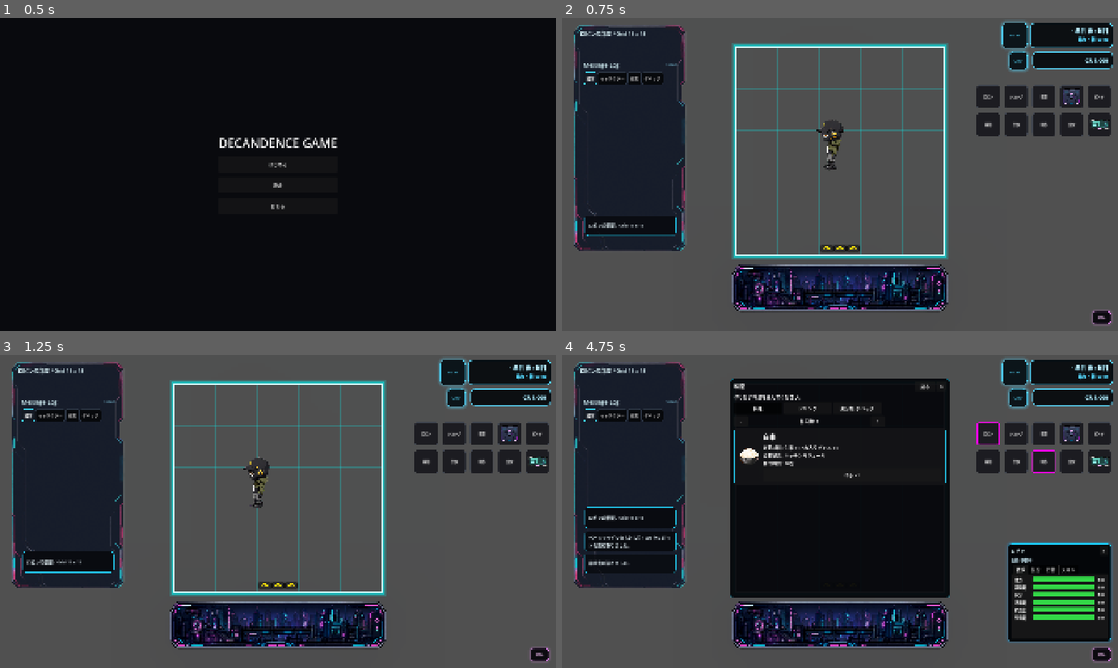
Above: before the commit, frames 1-4 (two rows, left to right).
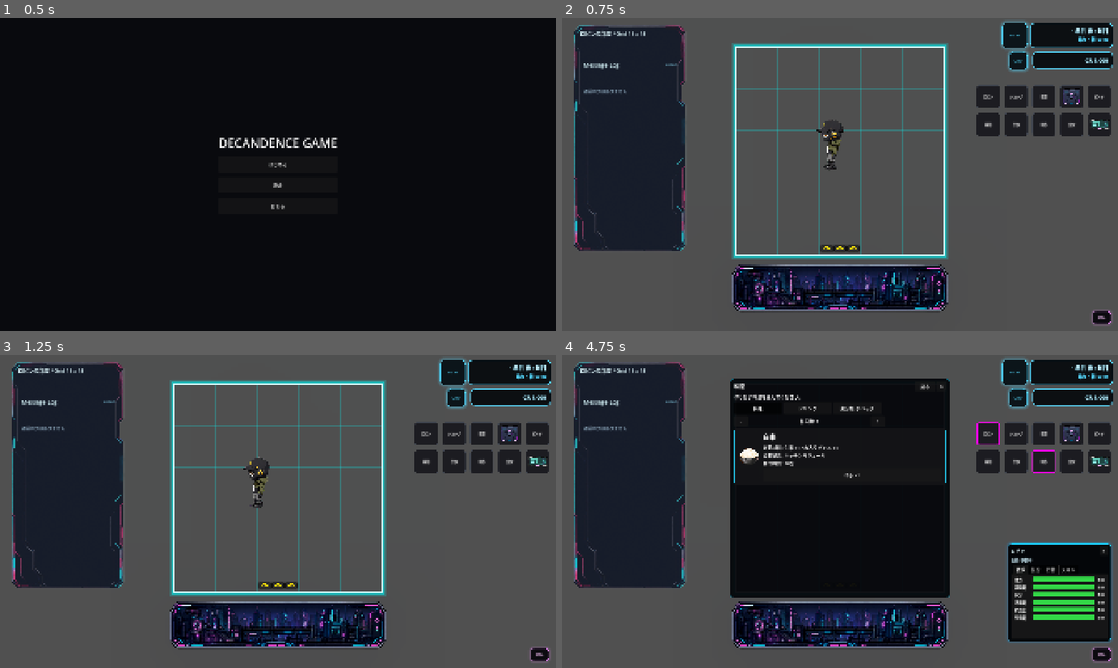
Above: after the commit, the same moments.

Repository: grimoire1089-coder/optimistic
Game: Godot game, scene res://Scenes/Boot/TitleScene.tscn
Two runs of this game, one before a commit and one after it. Both use one fixed random seed, a clock stepped at 60 frames per second and the inputs below. Sound files missing from this copy of the repository are replaced by a short silence.
Inputs:
- Up to frame 1 (0.5 s): no input
- Up to frame 2 (0.75 s): click "はじめる" at 0.5 s
- Up to frame 3 (1.25 s): no input
- Up to frame 4 (4.75 s): click "BGM" at 1.25 s; click "OFF" at 2 s; click "ロビン" at 2.75 s; click "制作" at 3.5 s; click "料理" at 4.25 s

Frame 1 is identical in both runs. In frame 2, 0.8% of the frame differs, in the area x 3-21%, y 14-70%; in frame 3, 1.6%; in frame 4, 2.7%.
Error after the commit: Parse Error: Identifier "MessageLogTimestampModule" not declared in the current scope. (res://Scripts/UI/HUD/MessageLogPanel.gd:660)

Commit message:
Add game timestamp to message log cards

Diff:
--- a/Scripts/UI/HUD/MessageLogPanel.gd
+++ b/Scripts/UI/HUD/MessageLogPanel.gd
@@ -36,6 +36,13 @@
 @export var exploration_card_background_color: Color = Color(0.040, 0.045, 0.060, 0.96)
 @export var exploration_card_border_color: Color = Color(0.72, 0.72, 1.0, 0.92)
 @export var exploration_card_text_color: Color = Color(0.90, 0.92, 1.0, 1.0)
+@export var show_game_timestamp_on_cards: bool = true
+@export var card_timestamp_text_color: Color = Color(0.50, 0.86, 1.0, 0.90)
+@export var debug_card_timestamp_text_color: Color = Color(1.0, 0.74, 0.38, 0.90)
+@export var character_card_timestamp_text_color: Color = Color(0.62, 1.0, 0.75, 0.90)
+@export var exploration_card_timestamp_text_color: Color = Color(0.76, 0.78, 1.0, 0.90)
+@export_range(8, 24, 1) var card_timestamp_font_size: int = 12
+@export_range(10, 28, 1) var card_message_font_size: int = 15
 
 @onready var title_label: Label = %TitleLabel
 @onready var count_label: Label = %CountLabel
@@ -45,10 +52,10 @@
 @onready var scroll_container: ScrollContainer = %ScrollContainer
 @onready var message_list: VBoxContainer = %MessageList
 
-var _normal_messages: Array[String] = []
-var _character_messages: Array[String] = []
-var _exploration_messages: Array[String] = []
-var _debug_messages: Array[String] = []
+var _normal_messages: Array[Dictionary] = []
+var _character_messages: Array[Dictionary] = []
+var _exploration_messages: Array[Dictionary] = []
+var _debug_messages: Array[Dictionary] = []
 var _queued_normal_messages: Array[Dictionary] = []
 var _queued_character_messages: Array[Dictionary] = []
 var _queued_exploration_messages: Array[Dictionary] = []
@@ -245,6 +252,7 @@
 	var queue := _get_queued_messages_for_channel(channel)
 	queue.append({
 		"message": trimmed_message,
+		"issued_at_text": _make_game_issued_at_text(),
 		"should_play_sfx": should_play_sfx,
 	})
 
@@ -266,7 +274,8 @@
 		_add_message_to_channel_immediate(
 			str(entry.get("message", "")),
 			channel,
-			bool(entry.get("should_play_sfx", false))
+			bool(entry.get("should_play_sfx", false)),
+			str(entry.get("issued_at_text", ""))
 		)
 
 		if not _get_queued_messages_for_channel(channel).is_empty() and queued_message_delay_seconds > 0.0:
@@ -278,7 +287,7 @@
 		_start_queue_processor(channel)
 
 
-func _add_message_to_channel_immediate(message: String, channel: int, should_play_sfx: bool) -> void:
+func _add_message_to_channel_immediate(message: String, channel: int, should_play_sfx: bool, issued_at_text: String = "") -> void:
 	var trimmed_message := message.strip_edges()
 	if trimmed_message.is_empty():
 		return
@@ -286,11 +295,12 @@
 	if channel == LogChannel.DEBUG:
 		should_play_sfx = false
 
+	var message_entry := _make_message_entry(trimmed_message, issued_at_text)
 	var messages := _get_messages_for_channel(channel)
-	messages.append(trimmed_message)
+	messages.append(message_entry)
 
 	if channel == _current_channel:
-		_create_message_card(trimmed_message, channel, true)
+		_create_message_card(message_entry, channel, true)
 
 	_trim_old_messages(channel)
 	_update_header()
@@ -361,18 +371,18 @@
 		message_list.remove_child(child)
 		child.queue_free()
 
-	for message in _get_messages_for_channel(_current_channel):
-		_create_message_card(message, _current_channel, animate_cards)
-
-
-func _create_message_card(message: String, channel: int, animate_card: bool) -> void:
-	var target_card_height := _get_message_card_height(message)
+	for message_entry in _get_messages_for_channel(_current_channel):
+		_create_message_card(message_entry, _current_channel, animate_cards)
+
+
+func _create_message_card(message_entry: Dictionary, channel: int, animate_card: bool) -> void:
+	var target_card_height := _get_message_card_height(_get_message_entry_text(message_entry), _has_visible_timestamp(message_entry))
 	var holder := Control.new()
 	holder.clip_contents = true
 	holder.custom_minimum_size = Vector2(0.0, 0.0 if animate_card else target_card_height)
 	holder.size_flags_horizontal = Control.SIZE_EXPAND_FILL
 
-	var card := _make_card_node(message, channel, animate_card, target_card_height)
+	var card := _make_card_node(message_entry, channel, animate_card, target_card_height)
 	holder.add_child(card)
 	message_list.add_child(holder)
 
@@ -380,7 +390,7 @@
 		call_deferred("_animate_message_card", holder, card, target_card_height)
 
 
-func _make_card_node(message: String, channel: int, animate_card: bool, target_card_height: float) -> PanelContainer:
+func _make_card_node(message_entry: Dictionary, channel: int, animate_card: bool, target_card_height: float) -> PanelContainer:
 	var card := PanelContainer.new()
 	card.custom_minimum_size = Vector2(0.0, target_card_height)
 	card.size_flags_horizontal = Control.SIZE_EXPAND_FILL
@@ -407,25 +417,42 @@
 	margin.add_theme_constant_override("margin_bottom", 10)
 	card.add_child(margin)
 
+	var content_box := VBoxContainer.new()
+	content_box.alignment = BoxContainer.ALIGNMENT_CENTER
+	content_box.size_flags_horizontal = Control.SIZE_EXPAND_FILL
+	content_box.size_flags_vertical = Control.SIZE_EXPAND_FILL
+	content_box.add_theme_constant_override("separation", 2)
+	margin.add_child(content_box)
+
+	if _has_visible_timestamp(message_entry):
+		var timestamp_label := Label.new()
+		timestamp_label.text = _get_message_entry_issued_at_text(message_entry)
+		timestamp_label.size_flags_horizontal = Control.SIZE_EXPAND_FILL
+		timestamp_label.horizontal_alignment = HORIZONTAL_ALIGNMENT_LEFT
+		timestamp_label.vertical_alignment = VERTICAL_ALIGNMENT_CENTER
+		timestamp_label.add_theme_color_override("font_color", _get_card_timestamp_text_color(channel))
+		timestamp_label.add_theme_font_size_override("font_size", card_timestamp_font_size)
+		content_box.add_child(timestamp_label)
+
 	var label := Label.new()
-	label.text = message
+	label.text = _get_message_entry_text(message_entry)
 	label.autowrap_mode = TextServer.AUTOWRAP_WORD_SMART
 	label.size_flags_horizontal = Control.SIZE_EXPAND_FILL
 	label.vertical_alignment = VERTICAL_ALIGNMENT_CENTER
 	label.add_theme_color_override("font_color", _get_card_text_color(channel))
-	label.add_theme_font_size_override("font_size", 15)
-	margin.add_child(label)
+	label.add_theme_font_size_override("font_size", card_message_font_size)
+	content_box.add_child(label)
 
 	return card
 
 
-func _get_message_card_height(message: String) -> float:
-	var estimated_line_count := 0
+func _get_message_card_height(message: String, has_timestamp: bool) -> float:
+	var estimated_line_count := 1 if has_timestamp else 0
 	var safe_chars_per_line := maxi(card_estimated_chars_per_line, 1)
 	var text_lines := message.split("\n", false)
 
 	if text_lines.is_empty():
-		estimated_line_count = 1
+		estimated_line_count += 1
 	else:
 		for text_line in text_lines:
 			var line_length: int = maxi(text_line.length(), 1)
@@ -530,7 +557,7 @@
 	return _get_messages_for_channel(_current_channel).size()
 
 
-func _get_messages_for_channel(channel: int) -> Array[String]:
+func _get_messages_for_channel(channel: int) -> Array[Dictionary]:
 	if channel == LogChannel.DEBUG:
 		return _debug_messages
 	if channel == LogChannel.CHARACTER:
@@ -582,7 +609,12 @@
 		lines.append("previous_export=%s" % ProjectSettings.globalize_path(_last_exported_debug_log_path))
 	lines.append("---")
 	for index in range(_debug_messages.size()):
-		lines.append("%03d: %s" % [index + 1, _debug_messages[index]])
+		var entry: Dictionary = _debug_messages[index]
+		var issued_at_text := _get_message_entry_issued_at_text(entry)
+		if issued_at_text.is_empty():
+			lines.append("%03d: %s" % [index + 1, _get_message_entry_text(entry)])
+		else:
+			lines.append("%03d [%s] %s" % [index + 1, issued_at_text, _get_message_entry_text(entry)])
 	return "\n".join(lines) + "\n"
 
 
@@ -614,10 +646,36 @@
 	]
 
 
-func _to_packed_string_array(messages: Array[String]) -> PackedStringArray:
+func _make_message_entry(message: String, issued_at_text: String = "") -> Dictionary:
+	var safe_issued_at_text := issued_at_text.strip_edges()
+	if safe_issued_at_text.is_empty():
+		safe_issued_at_text = _make_game_issued_at_text()
+	return {
+		"message": message,
+		"issued_at_text": safe_issued_at_text,
+	}
+
+
+func _make_game_issued_at_text() -> String:
+	return "発行: %s" % MessageLogTimestampModule.make_game_timestamp_text(self)
+
+
+func _get_message_entry_text(message_entry: Dictionary) -> String:
+	return str(message_entry.get("message", ""))
+
+
+func _get_message_entry_issued_at_text(message_entry: Dictionary) -> String:
+	return str(message_entry.get("issued_at_text", ""))
+
+
+func _has_visible_timestamp(message_entry: Dictionary) -> bool:
+	return show_game_timestamp_on_cards and not _get_message_entry_issued_at_text(message_entry).is_empty()
+
+
+func _to_packed_string_array(messages: Array[Dictionary]) -> PackedStringArray:
 	var result := PackedStringArray()
-	for message in messages:
-		result.append(message)
+	for message_entry in messages:
+		result.append(_get_message_entry_text(message_entry))
 	return result
 
 
@@ -629,6 +687,16 @@
 	if channel == LogChannel.EXPLORATION:
 		return exploration_card_text_color
 	return card_text_color
+
+
+func _get_card_timestamp_text_color(channel: int) -> Color:
+	if channel == LogChannel.DEBUG:
+		return debug_card_timestamp_text_color
+	if channel == LogChannel.CHARACTER:
+		return character_card_timestamp_text_color
+	if channel == LogChannel.EXPLORATION:
+		return exploration_card_timestamp_text_color
+	return card_timestamp_text_color
 
 
 func _make_card_style(channel: int) -> StyleBoxFlat:
